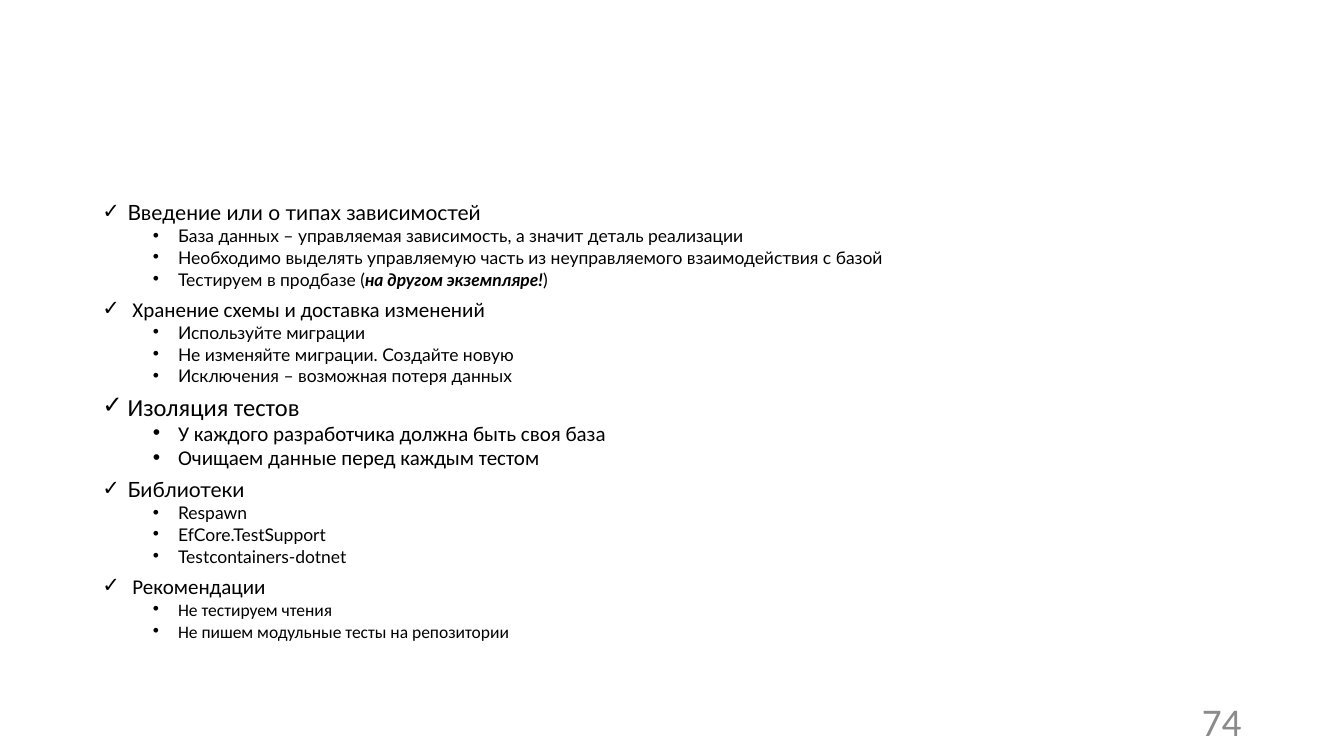
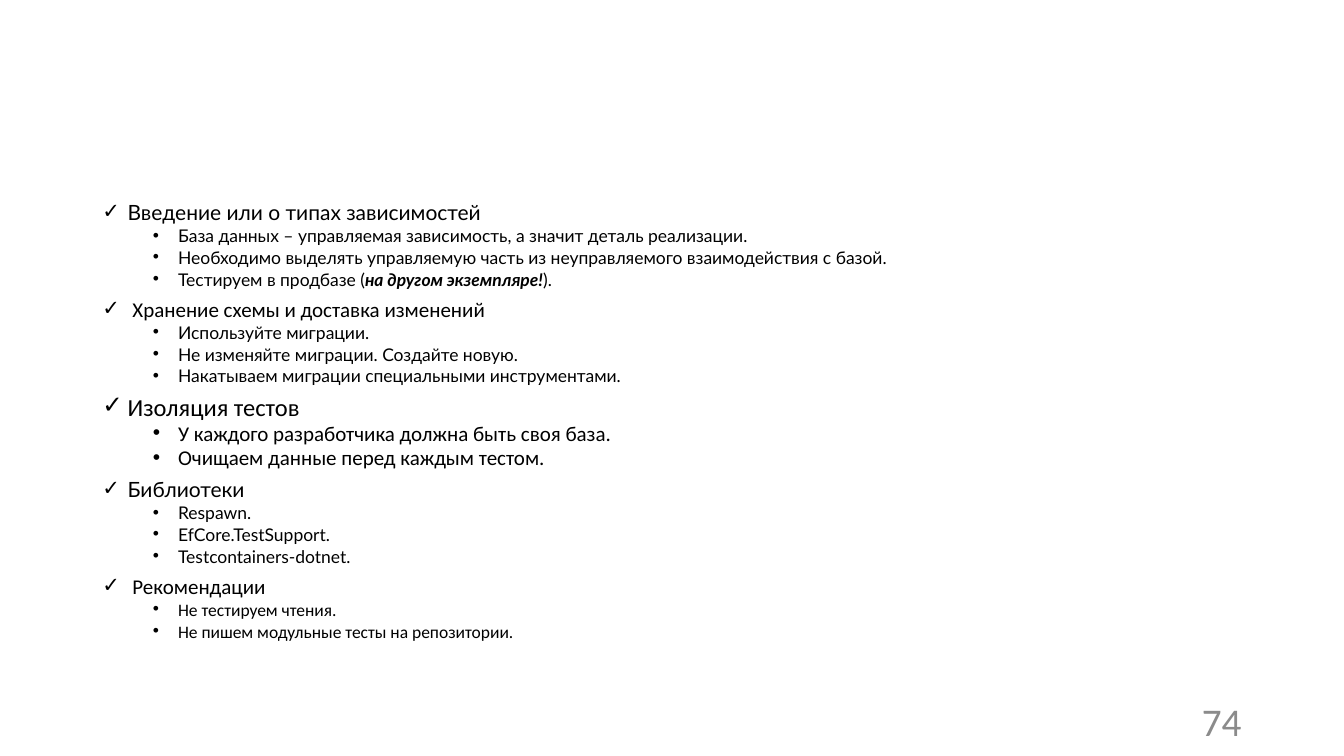
Before and after one commit to Sa1Gur/DbTest.Containers, a slide deck: slide 74 of DbaseTesting.pptx. Drawn at 1344x756 pixels with LibreOffice and Linux fonts; fonts in the diff are those of the drawing; background and template pictures are left out. Boxes give left, top, right and bottom in pixels: in the first picture for what was removed or moved away, otherwise in the second. Text is boxed around its words. In the diff, an @@ line names an element or a change of style, - is before the commit and + after.

```diff
--- a/DbaseTesting.pptx
+++ b/DbaseTesting.pptx
@@ text at [178, 229, 887, 289]: text changed @@
-  • База данных – управляемая зависимость, а значит деталь реализации
-  • Необходимо выделять управляемую часть из неуправляемого взаимодействия с базой
-  • Тестируем в продбазе (на другом экземпляре!)
+  • База данных – управляемая зависимость, а значит деталь реализации.
+  • Необходимо выделять управляемую часть из неуправляемого взаимодействия с базой.
+  • Тестируем в продбазе (на другом экземпляре!).
@@ text at [178, 326, 621, 385]: text changed @@
-  • Используйте миграции
-  • Не изменяйте миграции. Создайте новую
-  • Исключения – возможная потеря данных
+  • Используйте миграции.
+  • Не изменяйте миграции. Создайте новую.
+  • Накатываем миграции специальными инструментами.
@@ text at [178, 426, 611, 469]: text changed @@
-  • У каждого разработчика должна быть своя база
-  • Очищаем данные перед каждым тестом
+  • У каждого разработчика должна быть своя база.
+  • Очищаем данные перед каждым тестом.
@@ text at [178, 506, 351, 563]: text changed @@
-  • Respawn
-  • EfCore.TestSupport
-  • Testcontainers-dotnet
+  • Respawn.
+  • EfCore.TestSupport.
+  • Testcontainers-dotnet.
@@ text at [178, 604, 513, 641]: text changed @@
-  • Не тестируем чтения
-  • Не пишем модульные тесты на репозитории
+  • Не тестируем чтения.
+  • Не пишем модульные тесты на репозитории.
```
Also in this commit, not shown: 15 other slides changed, 1 other file.
